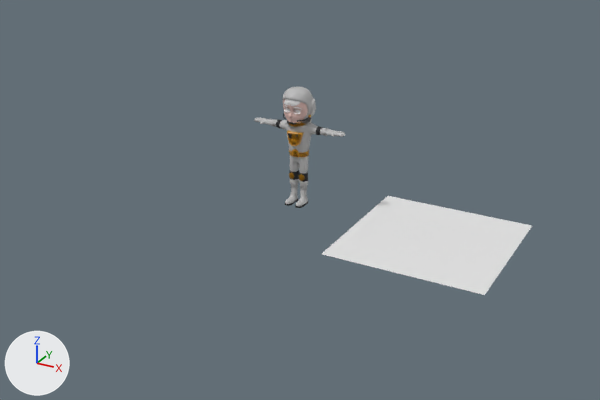
The Blender file Character Course Rig +Model.blend, before and after one commit.
The view is the same before and after, from a 50 mm lens placed at (4.96, -8.94, 4.52), pointed at (0.22, -0.33, 0.22). The lights are fixed; the arrows at lower left show +X, +Y and +Z.

Names of what the first picture shows: 'Mira', 'Plane'.
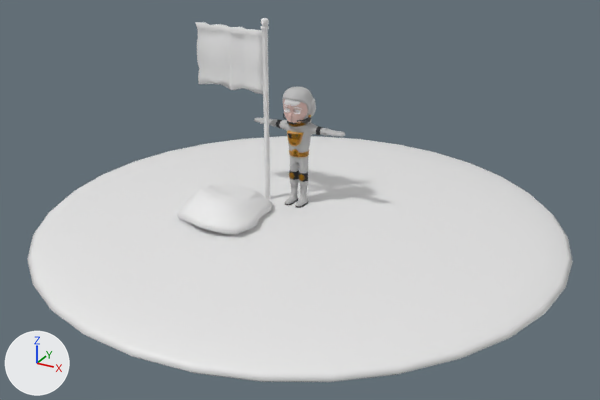
Commit message: created a Scene for the character

The change, as JSON lines over the scene's bpy script:
```json
{"block": "me_plane", "where": "# used by ob_plane; location = (1.93, -0.08, -0.05)"}
{"op": "remove", "block": "me_plane", "code": "me_plane.from_pydata(...)  # 4 vertices, 1 face; spans x -1.0..1.0, y -1.0..1.0, z 0.0"}
{"op": "add", "block": "me_plane", "code": "me_plane.from_pydata(...)  # 99 vertices, 80 faces; spans x -1.29..1.0, y -1.01..1.0, z -0.17..0.06"}
{"block": "me_plane", "change": "me_plane part 1"}
{"block": "me_plane", "change": "1 face is deleted"}
{"block": "me_plane", "change": "41 vertices are added at x -1.29..1.0, y -1.01..0.94, z -0.17..0.06"}
{"block": "me_plane", "change": "16 new vertices lie (0.0, 0.25, 0.0) away from vertices in x -1.29..1.0, y -0.5..0.75, z -0.09..0.06"}
{"block": "me_plane", "change": "11 new vertices lie (0.0, 0.25, 0.0) away from vertices in x -1.29..1.0, y -0.25..0.0, z -0.09..0.06"}
{"block": "me_plane", "change": "8 new vertices lie (0.0, -0.25, -0.06) away from vertices in x -1.29..1.0, y -0.25..0.75, z -0.09..0.06"}
{"block": "me_plane", "change": "7 new vertices lie (0.0, 0.25, -0.05) away from vertices in x -1.29..1.0, y 0.24..0.25, z 0.0..0.06"}
{"block": "me_plane", "change": "7 new vertices lie (0.0, -0.26, -0.01) away from vertices in x -1.29..1.0, y -0.5, z -0.15..0.0"}
{"block": "me_plane", "change": "5 new vertices lie (0.0, 0.25, 0.05) away from vertices in x -1.0..1.0, y 0.25..0.5, z -0.09..-0.05"}
{"block": "me_plane", "change": "80 new faces join them"}
{"block": "me_plane", "change": "me_plane part 2: the surface is now shaded smooth"}
{"op": "add", "block": "me_cube", "code": ["me_cube = bpy.data.meshes.new('Cube')", "me_cube.from_pydata(...)  # 98 vertices, 96 faces; spans x -1.29..-0.11, y -1.31..-0.12, z -5.17..-3.21", "me_cube.polygons.foreach_set('use_smooth', [True] * 96)"]}
{"op": "add", "block": "me_cylinder", "code": ["me_cylinder = bpy.data.meshes.new('Cylinder')", "me_cylinder.from_pydata(...)  # 192 vertices, 178 faces; spans x -1.49..1.49, y -1.49..1.49, z -1.0..1.11", "me_cylinder.polygons.foreach_set('use_smooth', [True] * 178)"]}
{"op": "add", "block": "me_sphere", "code": ["me_sphere = bpy.data.meshes.new('Sphere')", "me_sphere.from_pydata(...)  # a UV sphere (32 segments, 16 rings, poles along z) spanning x -1.0..1.0, y -1.0..1.0, z -1.0..1.0", "me_sphere.polygons.foreach_set('use_smooth', [True] * 512)"]}
{"op": "set", "path": "ob_plane.location", "old": "(1.93, -0.08, -0.05)", "new": "(-1.03, -0.06, 1.87)"}
{"op": "set", "path": "ob_plane.rotation_euler", "old": "(0.0, 0.0, 0.0)", "new": "(1.571, -3.142, 0.0)", "note": "degrees (0, 0, 0) -> degrees (90, -180, 0)"}
{"op": "set", "path": "ob_plane.scale", "old": "(1.0, 1.0, 1.0)", "new": "(0.454, 0.413, 0.535)"}
{"op": "add", "block": "ob_cube", "code": ["ob_cube = bpy.data.objects.new('Cube', me_cube)", "ob_cube.location = (0.07, -0.06, 1.33)", "ob_cube.scale = (1.0, 1.0, 0.289)"]}
{"op": "add", "block": "ob_cylinder", "code": ["ob_cylinder = bpy.data.objects.new('Cylinder', me_cylinder)", "ob_cylinder.location = (-0.42, -0.06, 1.13)", "ob_cylinder.scale = (0.036, 0.036, 1.18)"]}
{"op": "add", "block": "ob_sphere", "code": ["ob_sphere = bpy.data.objects.new('Sphere', me_sphere)", "ob_sphere.location = (0.07, -0.06, -0.29)", "ob_sphere.scale = (-3.52, -3.52, 0.294)"]}
```

Boxes (x1, y1, x2, y2) around the edits, measured in the pictures (600 x 400 px):
```json
{"object": "Sphere", "change": "added", "after": [27, 136, 573, 382]}
{"object": "Plane", "change": "reshaped, moved, turned, rescaled", "before": [322, 196, 532, 295], "after": [195, 22, 263, 94]}
{"object": "Cube", "change": "added", "after": [177, 183, 272, 235]}
{"object": "Cylinder", "change": "added", "after": [261, 18, 270, 199]}
{"part": 1, "of": "me_plane", "change": "built on", "before": [322, 196, 532, 295], "after": [195, 22, 263, 94]}
```
